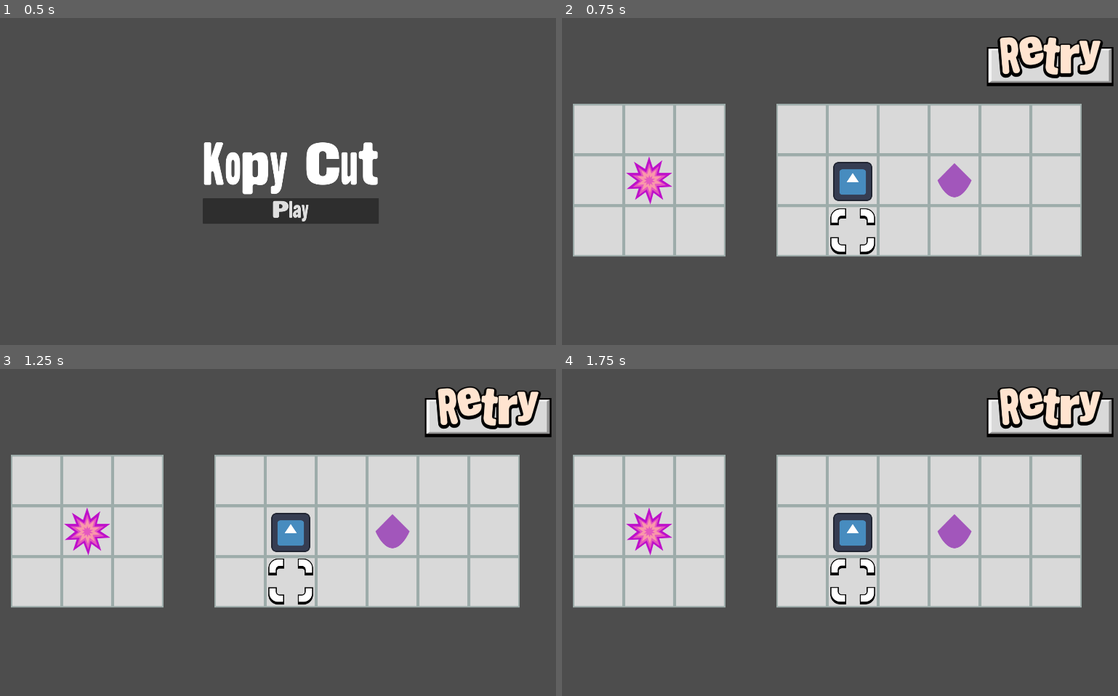
Above: before the commit, frames 1-4 (two rows, left to right).
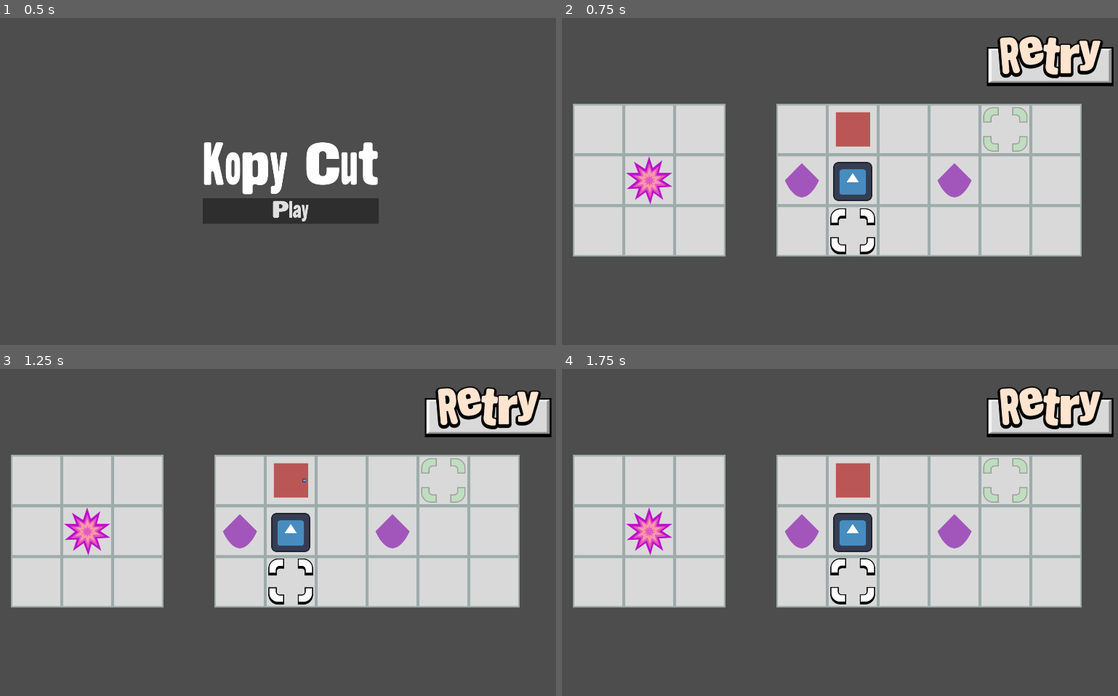
Above: after the commit, the same moments.

Repository: MRafliRasyiidin/kopycut
Game: Godot game, scene res://scenes/menu.tscn
Same seed, same stepped clock (60 frames per second), same inputs: the game is played once before the commit and once after it. The engine's default icon, where the game draws it, is replaced by a stand-in: a white triangle on a blue panel in a dark square.
Inputs (mouse positions are in pixels of both pictures, inside the frame that each line leads up to):
- Up to frame 1 (0.5 s): no input
- Up to frame 2 (0.75 s): click "Play" at 0.5 s
- Up to frame 3 (1.25 s): no input
- Up to frame 4 (1.75 s): click (1051, 411) at 1.25 s

Frame 1 is identical in both runs. In frame 2, 1.4% of the frame differs, in the area x 40-84%, y 27-55%; in frame 3, 1.4%; in frame 4, 1.4%.

Commit message:
feat: turret

Diff:
--- /dev/null
+++ b/global_state.gd
@@ -0,0 +1,4 @@
+extends Node
+
+func _ready() -> void:
+	DisplayServer.window_set_mode(DisplayServer.WINDOW_MODE_FULLSCREEN)
--- a/main.gd
+++ b/main.gd
@@ -5,11 +5,10 @@
 @onready var collisions: TileMapLayer = $BaseMap/collisions
 @onready var player: CharacterBody2D = $BaseMap/player
 
+var turret
 
 func _ready() -> void:
 	collisions.modulate = Color(0,0,0,0)
-	pass
-
 
 func _on_button_button_up() -> void:
 	get_tree().reload_current_scene()
--- a/project.godot
+++ b/project.godot
@@ -16,6 +16,10 @@
 boot_splash/bg_color=Color(0, 0, 0, 1)
 config/icon="res://icon.svg"
 
+[autoload]
+
+GlobalState="*res://global_state.gd"
+
 [display]
 
 window/size/viewport_width=1920
@@ -25,6 +29,10 @@
 [dotnet]
 
 project/assembly_name="KopyPaste"
+
+[global_group]
+
+Obstacle=""
 
 [input]
 
--- a/res/proto.tres
+++ b/res/proto.tres
@@ -1,10 +1,11 @@
-[gd_resource type="TileSet" load_steps=11 format=3 uid="uid://b7r7h52dcs2cx"]
+[gd_resource type="TileSet" load_steps=13 format=3 uid="uid://b7r7h52dcs2cx"]
 
 [ext_resource type="Texture2D" uid="uid://dgkaw5oi66vyl" path="res://assets/tile_placeholder.png" id="1_m0fou"]
 [ext_resource type="Texture2D" uid="uid://dphck3u1jpmxe" path="res://assets/item.png" id="2_wlhpa"]
 [ext_resource type="Texture2D" uid="uid://epoaxnsicx0a" path="res://assets/quantadisk.png" id="3_xta6w"]
 [ext_resource type="Texture2D" uid="uid://co1w2btv8772j" path="res://assets/expand.png" id="4_wlhpa"]
 [ext_resource type="Texture2D" uid="uid://wraacapa8pqj" path="res://assets/portal.png" id="5_xta6w"]
+[ext_resource type="PackedScene" uid="uid://dxi7jkt84rjsy" path="res://scenes/obstacle/obstacle.tscn" id="6_fjbaw"]
 
 [sub_resource type="TileSetAtlasSource" id="TileSetAtlasSource_fjbaw"]
 texture = ExtResource("1_m0fou")
@@ -37,6 +38,9 @@
 texture_region_size = Vector2i(168, 168)
 0:0/0 = 0
 
+[sub_resource type="TileSetScenesCollectionSource" id="TileSetScenesCollectionSource_xta6w"]
+scenes/2/scene = ExtResource("6_fjbaw")
+
 [resource]
 tile_size = Vector2i(168, 168)
 physics_layer_0/collision_layer = 1
@@ -45,3 +49,4 @@
 sources/2 = SubResource("TileSetAtlasSource_gy13t")
 sources/3 = SubResource("TileSetAtlasSource_xta6w")
 sources/4 = SubResource("TileSetAtlasSource_wxtbq")
+sources/5 = SubResource("TileSetScenesCollectionSource_xta6w")
--- /dev/null
+++ b/scenes/enemy/turret/bullet.gd
@@ -0,0 +1,27 @@
+extends Area2D
+
+var direction: Vector2 = Vector2.RIGHT
+var speed: float = 300
+
+func _physics_process(delta: float) -> void:
+	position += direction * speed * delta
+
+func _on_screen_exited() -> void:
+	queue_free()
+
+func _on_body_entered(body: Node2D) -> void:
+#	TODO Add game over
+	print("Node berasal dari scene:", body.get_path())
+	print(body.is_in_group("Obstacle"))
+	if body.is_in_group("Player") or body.is_in_group("Obstacle"):
+		queue_free()
+
+func set_direction(direction: Vector2):
+	self.direction = direction
+
+func set_speed(speed: float):
+	self.speed = speed
+
+func _on_area_entered(area: Area2D) -> void:
+	if area.is_in_group("Obstacle"):
+		queue_free()
--- /dev/null
+++ b/scenes/enemy/turret/bullet.tscn
@@ -0,0 +1,23 @@
+[gd_scene load_steps=4 format=3 uid="uid://cqkrhyatmx8vs"]
+
+[ext_resource type="Texture2D" uid="uid://npgdrx2j3pd6" path="res://icon.svg" id="1_ae25n"]
+[ext_resource type="Script" uid="uid://d3fxcmmkqbeko" path="res://scenes/enemy/turret/bullet.gd" id="1_bd4rm"]
+
+[sub_resource type="CircleShape2D" id="CircleShape2D_bd4rm"]
+radius = 7.0
+
+[node name="Bullet" type="Area2D"]
+script = ExtResource("1_bd4rm")
+
+[node name="Sprite2D" type="Sprite2D" parent="."]
+scale = Vector2(0.1, 0.1)
+texture = ExtResource("1_ae25n")
+
+[node name="VisibleOnScreenEnabler2D" type="VisibleOnScreenEnabler2D" parent="."]
+
+[node name="CollisionShape2D" type="CollisionShape2D" parent="."]
+shape = SubResource("CircleShape2D_bd4rm")
+
+[connection signal="area_entered" from="." to="." method="_on_area_entered"]
+[connection signal="body_entered" from="." to="." method="_on_body_entered"]
+[connection signal="screen_exited" from="VisibleOnScreenEnabler2D" to="." method="_on_screen_exited"]
--- /dev/null
+++ b/scenes/enemy/turret/turret.gd
@@ -0,0 +1,27 @@
+extends TileMapLayer
+
+@onready var timer: Timer = $Timer
+@export var ammo: PackedScene
+@onready var turret_tile = $"."
+var turrets: Array
+
+func _ready() -> void:
+	timer.start()
+	turrets = turret_tile.get_used_cells()
+
+func _process(delta: float) -> void:
+	var temp_turrets = turret_tile.get_used_cells()
+	if temp_turrets == turrets:
+		return
+	else:
+		turrets = temp_turrets
+
+func _on_timer_timeout():
+	_shoot()
+
+func _shoot():
+	var bullet = ammo.instantiate()
+	var tile_pos = turrets[0]
+	var world_pos = turret_tile.map_to_local(tile_pos)
+	bullet.position = world_pos
+	get_tree().current_scene.add_child(bullet)
--- /dev/null
+++ b/scenes/enemy/turret/turret.tscn
@@ -0,0 +1,14 @@
+[gd_scene load_steps=3 format=3 uid="uid://bpl1m7f7i1cru"]
+
+[ext_resource type="TileSet" uid="uid://b7r7h52dcs2cx" path="res://res/proto.tres" id="1_foviu"]
+[ext_resource type="Script" uid="uid://cxycmhpe8kgnh" path="res://scenes/enemy/turret/turret.gd" id="2_2f2ld"]
+
+[node name="Turret" type="TileMapLayer"]
+tile_map_data = PackedByteArray(0, 0, 2, 0, 0, 0, 1, 0, 0, 0, 0, 0, 0, 0)
+tile_set = ExtResource("1_foviu")
+script = ExtResource("2_2f2ld")
+
+[node name="Timer" type="Timer" parent="."]
+wait_time = 0.5
+
+[connection signal="timeout" from="Timer" to="." method="_on_timer_timeout"]
--- a/scenes/level_1.tscn
+++ b/scenes/level_1.tscn
@@ -1,10 +1,12 @@
-[gd_scene load_steps=19 format=4 uid="uid://d3wyagabib44c"]
+[gd_scene load_steps=21 format=4 uid="uid://d3wyagabib44c"]
 
-[ext_resource type="Script" path="res://main.gd" id="1_pa8r4"]
+[ext_resource type="Script" uid="uid://2q2p0alw8qfi" path="res://main.gd" id="1_pa8r4"]
 [ext_resource type="TileSet" uid="uid://b7r7h52dcs2cx" path="res://res/proto.tres" id="2_15mv3"]
 [ext_resource type="PackedScene" uid="uid://dr6hpw3v2rtpt" path="res://misc/selector.tscn" id="3_e3sih"]
 [ext_resource type="PackedScene" uid="uid://cmbp68jk0yvah" path="res://misc/player.tscn" id="4_2y5yt"]
 [ext_resource type="PackedScene" uid="uid://du18rv8qtgb12" path="res://misc/pause.tscn" id="5_2os1m"]
+[ext_resource type="PackedScene" uid="uid://bpl1m7f7i1cru" path="res://scenes/enemy/turret/turret.tscn" id="5_15mv3"]
+[ext_resource type="PackedScene" uid="uid://cqkrhyatmx8vs" path="res://scenes/enemy/turret/bullet.tscn" id="6_e3sih"]
 [ext_resource type="PackedScene" uid="uid://b0mmqndsikemu" path="res://misc/controls.tscn" id="6_go7sj"]
 [ext_resource type="Texture2D" uid="uid://bhl5b2enxnvpv" path="res://assets/retry.png" id="7_7gny6"]
 
@@ -45,17 +47,21 @@
 [node name="tooltip" type="Node2D" parent="BaseMap"]
 position = Vector2(420, 256)
 
-[node name="player" parent="BaseMap" instance=ExtResource("4_2y5yt")]
+[node name="player" parent="BaseMap" groups=["Player"] instance=ExtResource("4_2y5yt")]
 position = Vector2(420, 256)
 max_speed = 350.0
 acceleration = 700.0
 friction = 1200.0
 
 [node name="pickables" type="TileMapLayer" parent="BaseMap"]
-tile_map_data = PackedByteArray("AAAEAAEAAgAAAAAAAAA=")
+tile_map_data = PackedByteArray("AAAEAAEAAgAAAAAAAAABAAEAAgAAAAAAAAA=")
 tile_set = ExtResource("2_15mv3")
 
+[node name="Turret" parent="BaseMap" instance=ExtResource("5_15mv3")]
+ammo = ExtResource("6_e3sih")
+
 [node name="objects" type="TileMapLayer" parent="BaseMap"]
+tile_map_data = PackedByteArray("AAACAAAAAQAAAAAAAAAFAAAABQAAAAAAAgA=")
 tile_set = ExtResource("2_15mv3")
 
 [node name="collisions" type="TileMapLayer" parent="BaseMap"]
--- /dev/null
+++ b/scenes/objects.gd
@@ -0,0 +1,6 @@
+extends TileMapLayer
+
+var object: Array
+
+func _ready() -> void:
+	object = self.get_used_cells()
--- /dev/null
+++ b/scenes/obstacle/obstacle.gd
@@ -0,0 +1,4 @@
+extends Node2D
+
+func _ready() -> void:
+	print("indra ganteng")
--- /dev/null
+++ b/scenes/obstacle/obstacle.tscn
@@ -0,0 +1,18 @@
+[gd_scene load_steps=4 format=3 uid="uid://dxi7jkt84rjsy"]
+
+[ext_resource type="Script" uid="uid://c65s4lwb5i1vx" path="res://scenes/obstacle/obstacle.gd" id="1_1ys07"]
+[ext_resource type="Texture2D" uid="uid://co1w2btv8772j" path="res://assets/expand.png" id="1_f7iuw"]
+
+[sub_resource type="RectangleShape2D" id="RectangleShape2D_osovj"]
+size = Vector2(150, 142)
+
+[node name="Obstacle" type="Node2D"]
+script = ExtResource("1_1ys07")
+
+[node name="Sprite2D" type="Sprite2D" parent="."]
+texture = ExtResource("1_f7iuw")
+
+[node name="Area2D" type="Area2D" parent="." groups=["Obstacle"]]
+
+[node name="CollisionShape2D" type="CollisionShape2D" parent="Area2D"]
+shape = SubResource("RectangleShape2D_osovj")
Not shown, added: global_state.gd.uid
Not shown, added: scenes/enemy/turret/bullet.gd.uid
Not shown, added: scenes/enemy/turret/turret.gd.uid
Not shown, added: scenes/objects.gd.uid
Not shown, added: scenes/obstacle/obstacle.gd.uid
